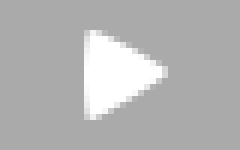
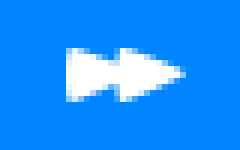
Before/after of a 240×150 layered artwork. What changed in the layer stack:
added layer "形状 1 副本 5" above "形状 1 副本 4" over 66, 48, 186, 102
hid "形状 1 副本" over 84, 30, 168, 120
hid "图层 2" over 0, 0, 240, 150
showed "图层 1" over 0, 0, 240, 150
